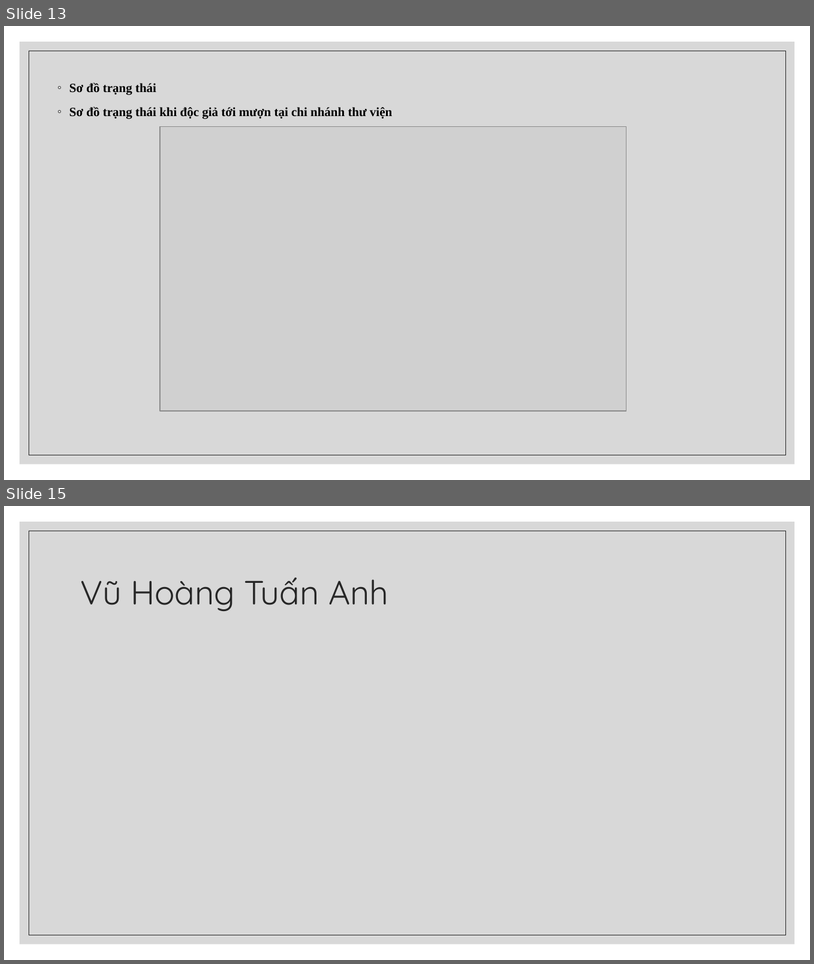
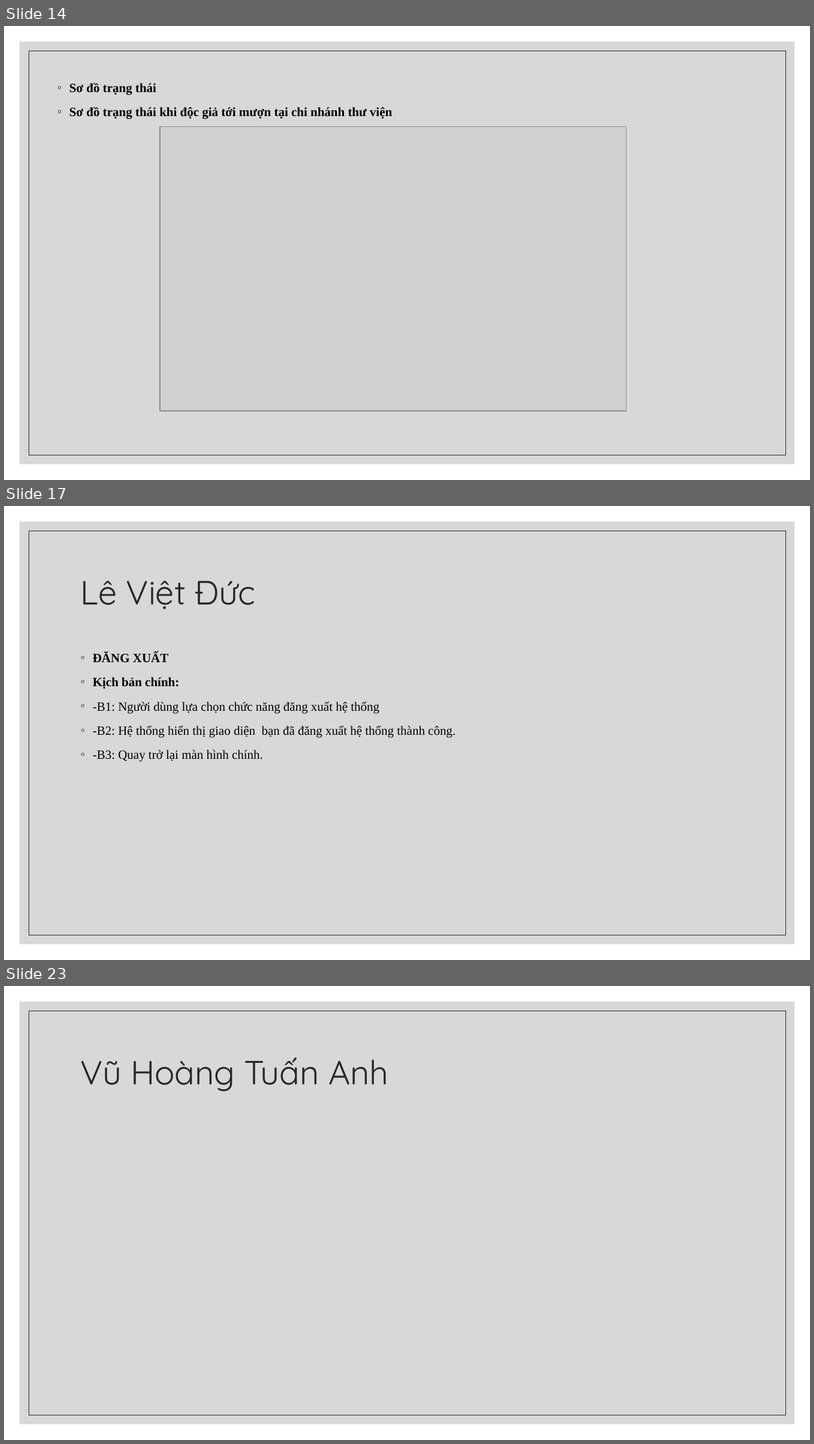
Before and after one commit to HuynhMinh02/THICUOIKI, a slide deck: src/baithicuoiki/Báo-cáo-đề-án-phát-triển-phần-mềm-OPEN-LIBRARY.pptx. Shown one above the other, each under a label of ours: slides 13 and 15 before the commit, slides 14, 17 and 23 after it; the slides between them are not shown. The pictures are 814x964 and 814x1444 pixels, drawn with LibreOffice and Linux fonts; fonts in the diff are those of the drawing; grey boxes stand for pictures. Boxes give left, top, right and bottom in pixels: in the first picture for what was removed or moved away, otherwise in the second. Text is boxed around its words. In the diff, an @@ line names an element or a change of style, - is before the commit and + after.

```diff
--- a/src/baithicuoiki/Báo-cáo-đề-án-phát-triển-phần-mềm-OPEN-LIBRARY.pptx
+++ b/src/baithicuoiki/Báo-cáo-đề-án-phát-triển-phần-mềm-OPEN-LIBRARY.pptx
@@ slide 17 added at (4,506,810,960), background #FFFFFF; not listed: 2 template elements that a slide beside it also shows @@
@@ title added at (81,580,255,609), 40 pt, text #262626 @@
+Lê Việt Đức
@@ text added at (93,652,456,762), 15 pt, text #000000 @@
+◦ ĐĂNG XUẤT
+◦ Kịch bản chính:
+◦ -B1: Người dùng lựa chọn chức năng đăng xuất hệ thống
+◦ -B2: Hệ thống hiển thị giao diện bạn đã đăng xuất hệ thống thành công.
+◦ -B3: Quay trở lại màn hình chính.
@@ what was slide 13 is now slide 14 @@
@@ what was slide 15 is now slide 23 @@
```
Also in this commit, not shown: 2 slides changed, 7 other slides added, 1 other file.
